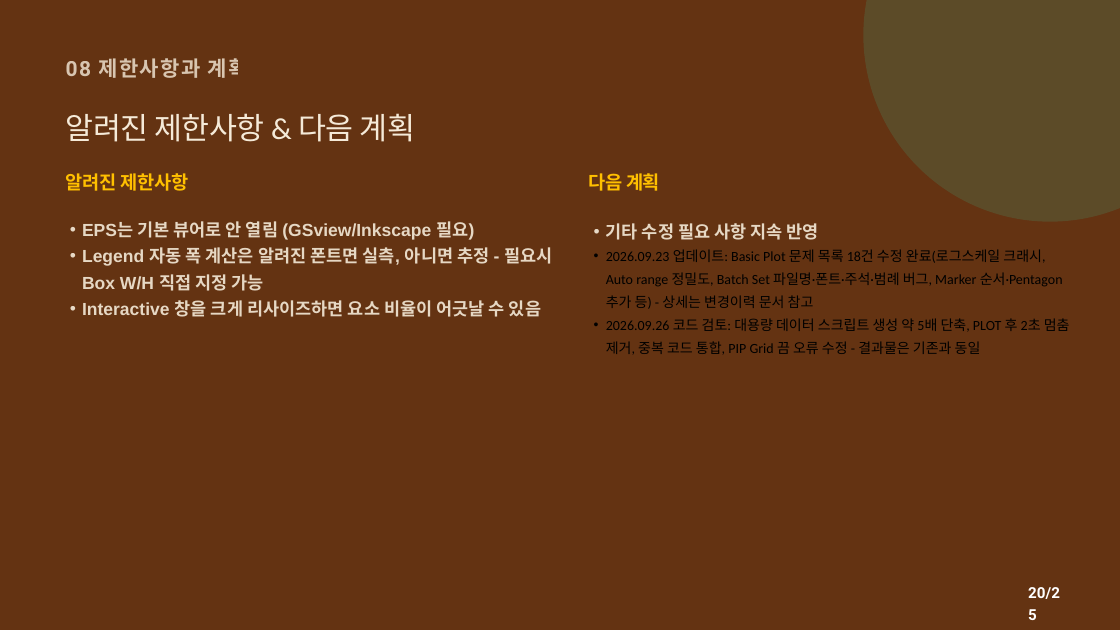
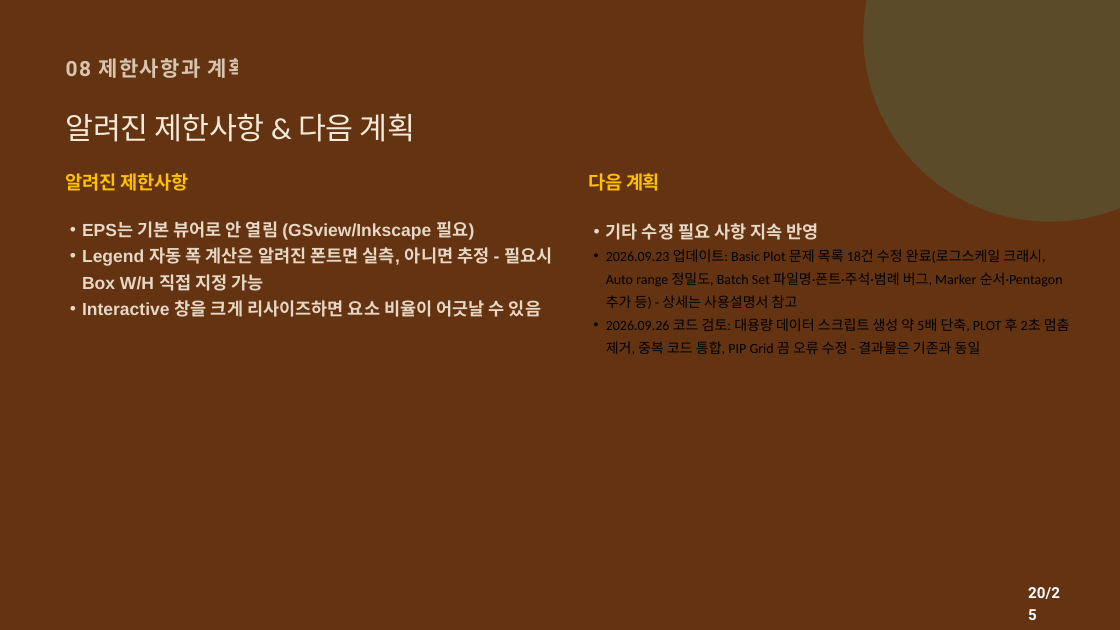
Before and after one commit to CWKIM113/CathPlot_Pub, a slide deck: slide 20 of CathPlot_발표.pptx. Drawn at 1120x630 pixels with LibreOffice and Linux fonts; fonts in the diff are those of the drawing. Boxes give left, top, right and bottom in pixels: in the first picture for what was removed or moved away, otherwise in the second. Text is boxed around its words. In the diff, an @@ line names an element or a change of style, - is before the commit and + after.

```diff
--- a/CathPlot_발표.pptx
+++ b/CathPlot_발표.pptx
@@ text at bbox=[606, 249, 1063, 309]: text changed @@
-• 2026.09.23 업데이트: Basic Plot 문제 목록 18건 수정 완료(로그스케일 크래시, Auto range 정밀도, Batch Set 파일명·폰트·주석·범례 버그, Marker 순서·Pentagon 추가 등) - 상세는 변경이력 문서 참고
+• 2026.09.23 업데이트: Basic Plot 문제 목록 18건 수정 완료(로그스케일 크래시, Auto range 정밀도, Batch Set 파일명·폰트·주석·범례 버그, Marker 순서·Pentagon 추가 등) - 상세는 사용설명서 참고
```
Also in this commit, not shown: 1 other file.
